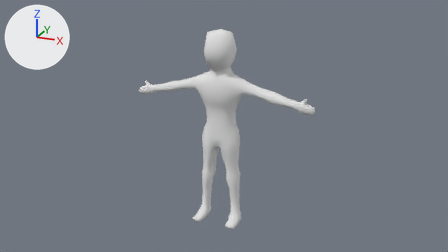
Two versions of the Blender file models/MissyDubourde/Missy.blend, one commit apart.
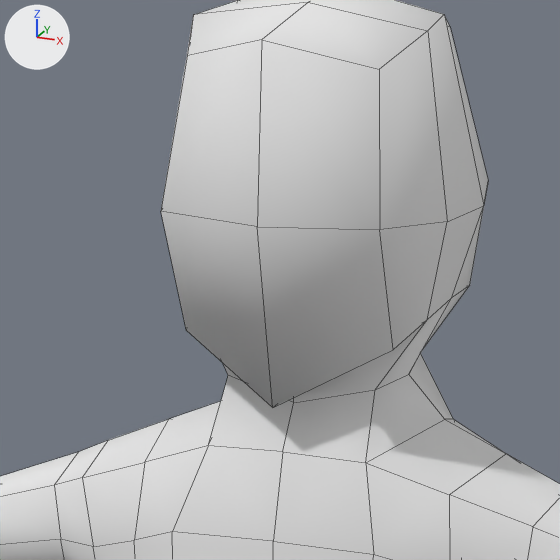
The first picture shows the older version from the file's camera 'Camera'. The close-ups show both versions on the part from 42% to 54% of the width and 12% to 35% of the height of that picture; other places that the commit changed are outside them. Every picture has the same lights, and +X, +Y and +Z are marked at upper left. The close-ups show mesh edges as thin lines.
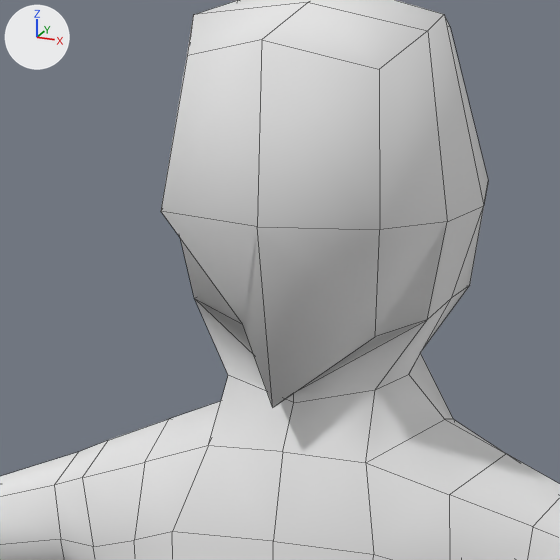
Pixel boxes (x1, y1, x2, y2) of what changed, in the close-ups (560 x 560 px; the box of a moved part takes in the faces that stretch with it):
part 1 of me_cube, moved or reshaped: before (161, 211, 447, 408); after (161, 211, 447, 407)

The change, as a diff of the scene's bpy script:
```diff
--- a/models/MissyDubourde/Missy.blend.py
+++ b/models/MissyDubourde/Missy.blend.py
@@ me_cube @@
 me_cube.from_pydata(...)  # 306 vertices, 290 faces; spans x -1.95..0.0, y -0.62..0.18, z -0.1..4.03
 # used by ob_cube; location = (0.0, 0.0, 0.0)
 # verts and faces of me_cube; kept vertices keep their numbers, new ones are numbered from 306
 # before: 31 (-0.23, -0.33, 3.36) at pixel (186, 330)
+# me_cube part 1
+verts[31] = (-0.14, -0.24, 3.36)  # moved, pixel (242, 324)
 me_cube.materials.append(mat_material)
```
